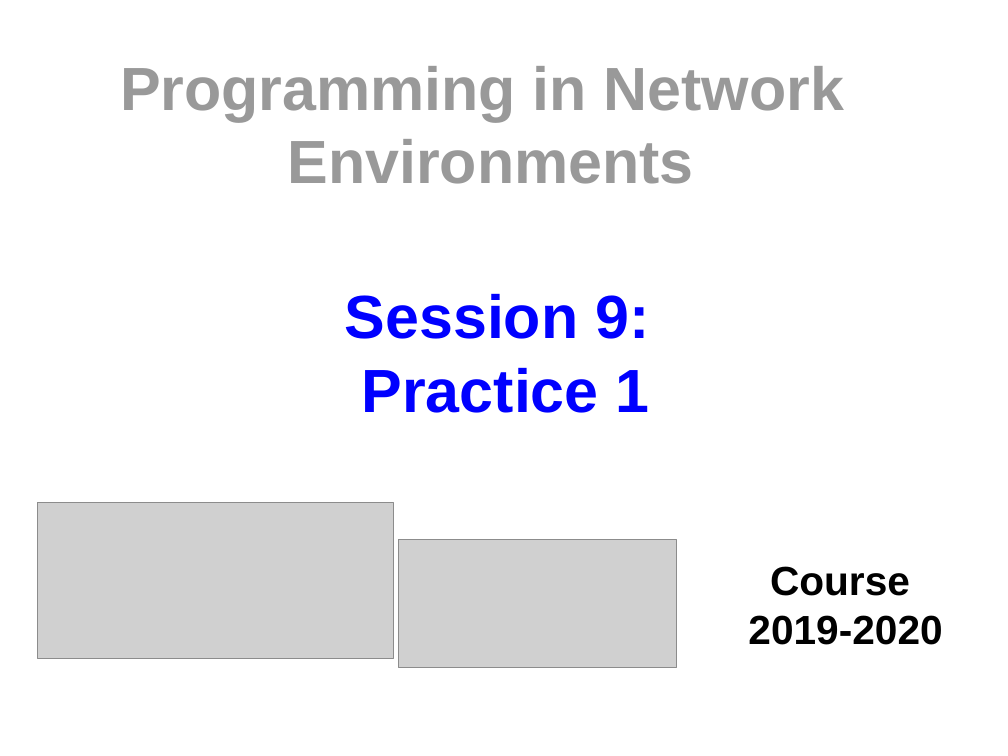
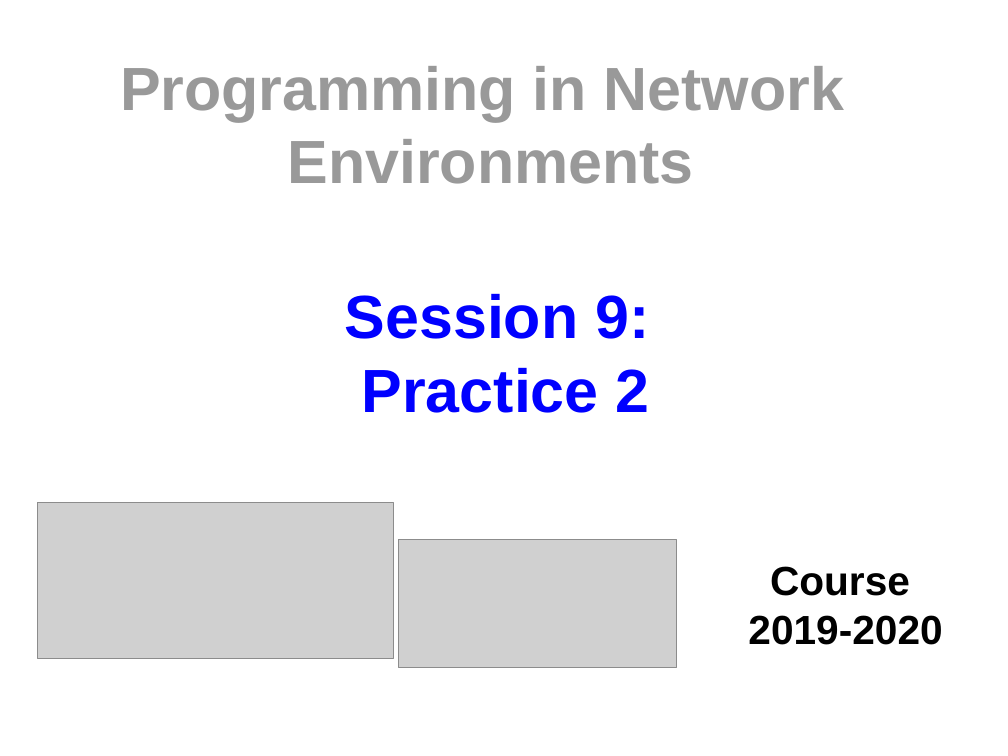
Before and after one commit to myTeachingURJC/2019-2020-PNE, a slide deck: slide 1 of s9-Practice-2/Cover/Cover.odp. Drawn at 1008x756 pixels with LibreOffice and Linux fonts; fonts in the diff are those of the drawing; grey boxes stand for pictures. Boxes give left, top, right and bottom in pixels: in the first picture for what was removed or moved away, otherwise in the second. Text is boxed around its words. In the diff, an @@ line names an element or a change of style, - is before the commit and + after.

```diff
--- a/s9-Practice-2/Cover/Cover.odp
+++ b/s9-Practice-2/Cover/Cover.odp
@@ title at bbox=[345, 293, 650, 413]: text changed @@
-Session 9:
-Practice 1
+Session 9:
+Practice 2
```
Also in this commit, not shown: 1 other file.
